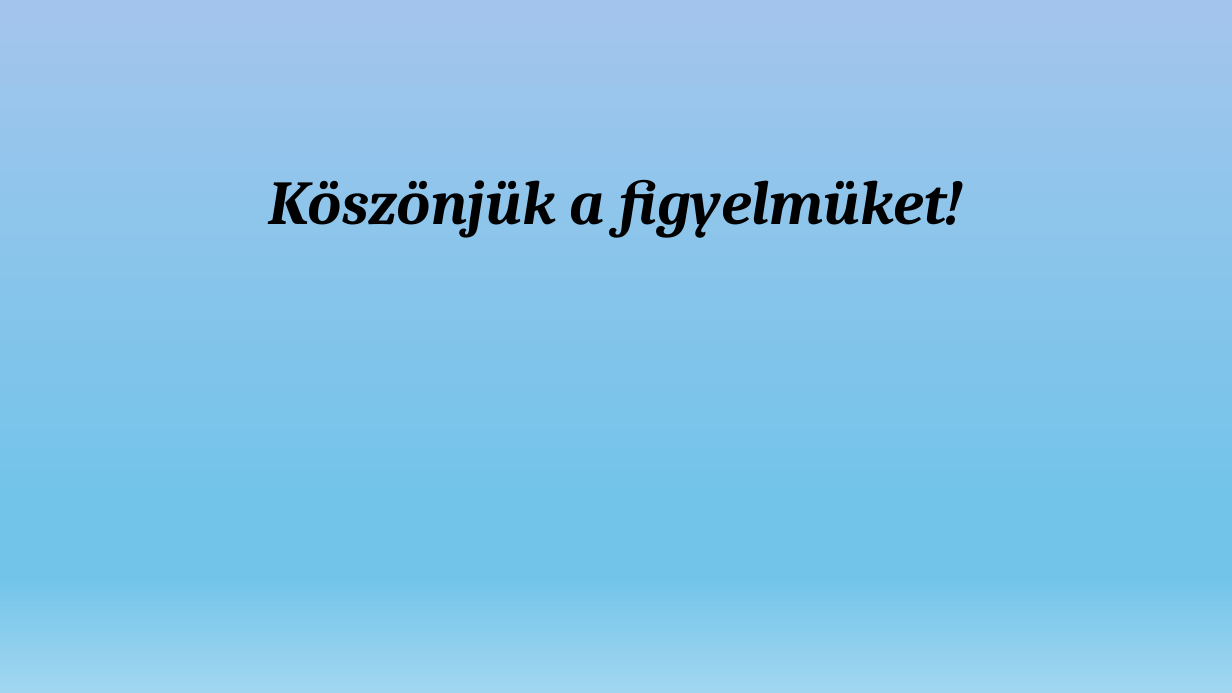
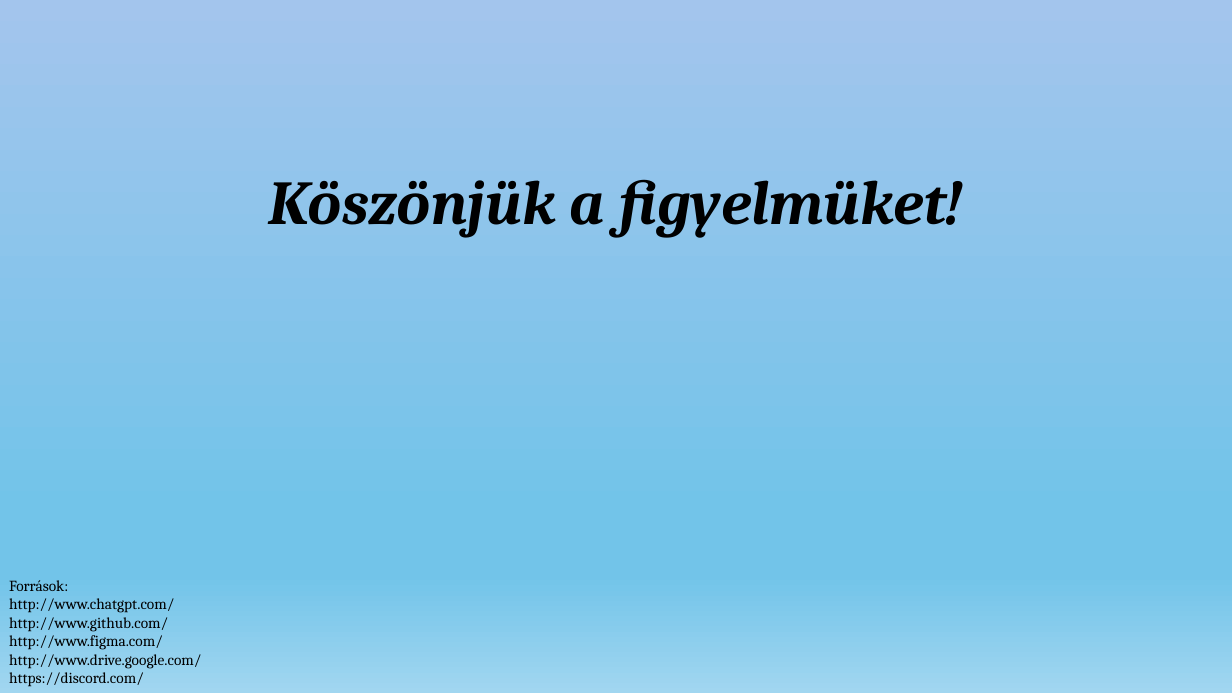
Before and after one commit to nagyls/13_S2_5_vizsgaremek, a slide deck: slide 14 of dokumentumok/Prezentáció_NagyLevedSamuel_TothTamas.pptx. Drawn at 1232x693 pixels with LibreOffice and Linux fonts; fonts in the diff are those of the drawing. Boxes give left, top, right and bottom in pixels: in the first picture for what was removed or moved away, otherwise in the second. Text is boxed around its words. In the diff, an @@ line names an element or a change of style, - is before the commit and + after.

```diff
--- a/dokumentumok/Prezentáció_NagyLevedSamuel_TothTamas.pptx
+++ b/dokumentumok/Prezentáció_NagyLevedSamuel_TothTamas.pptx
@@ text added at <box>9,580,201,687</box>, 12 pt, text #000000 @@
+Források:
+http://www.chatgpt.com/
+http://www.github.com/
+http://www.figma.com/
+http://www.drive.google.com/
+https://discord.com/
```
Also in this commit, not shown: 9 other slides changed, 1 slide added, 1 slide removed.
